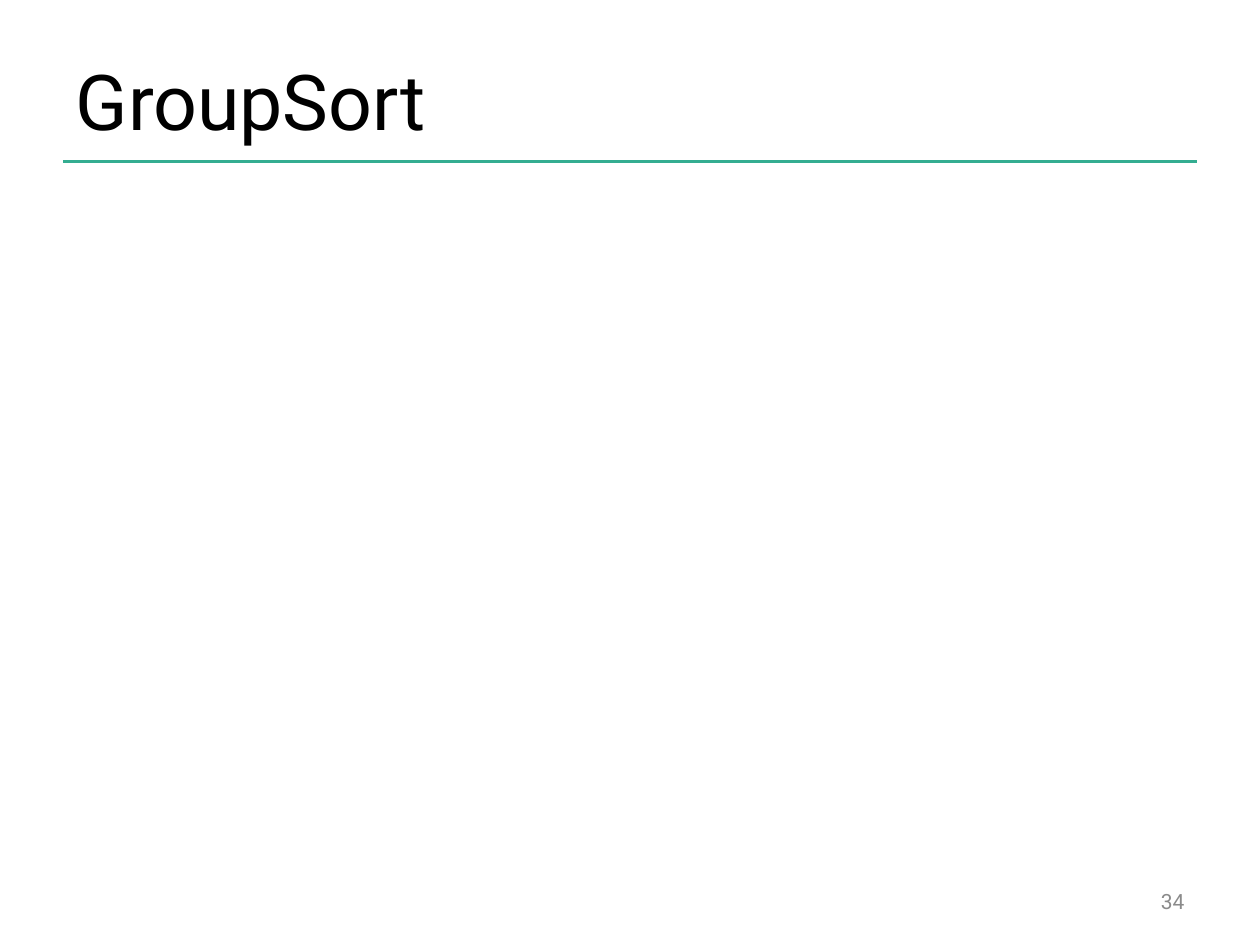
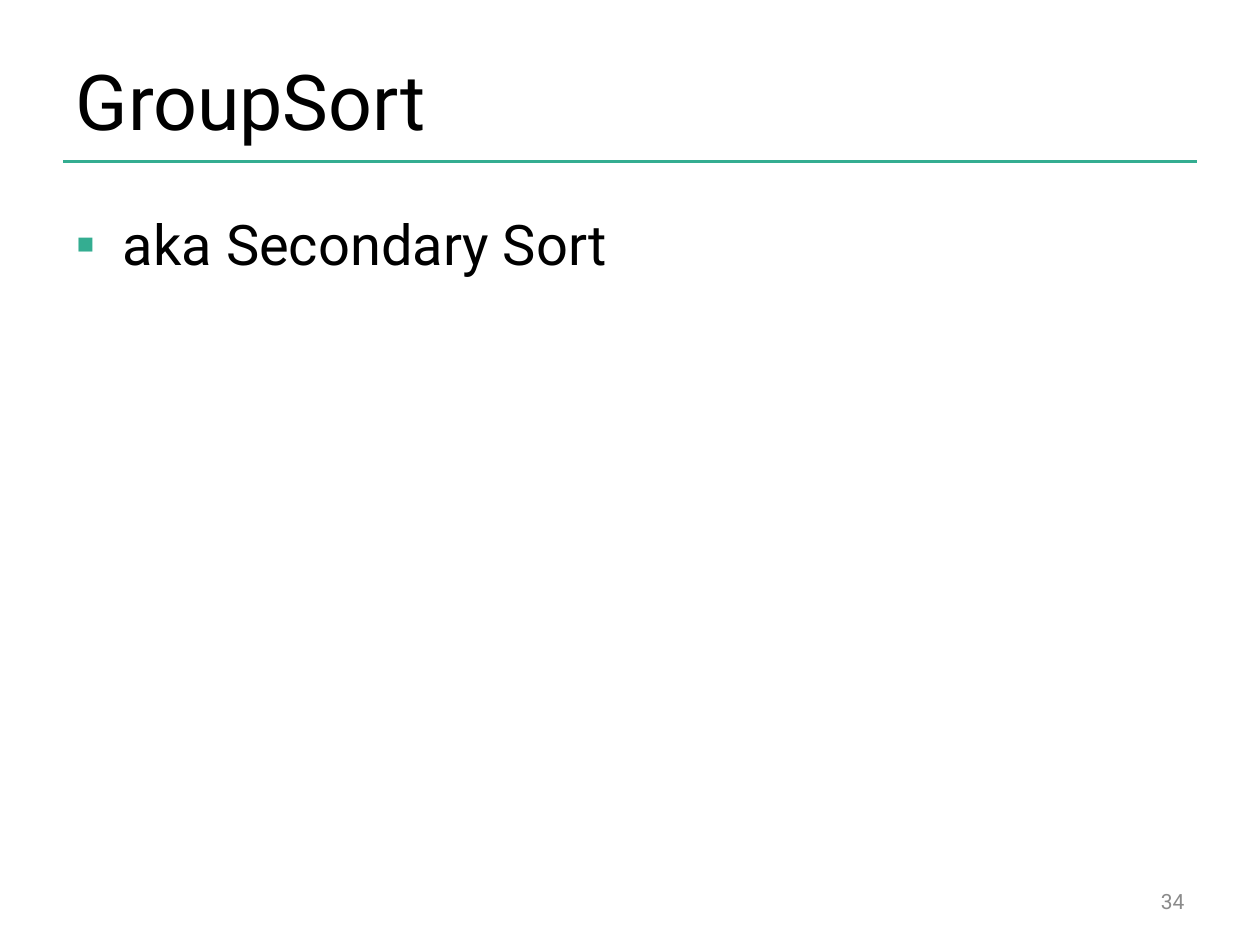
Before and after one commit to dataArtisans/flink-training-web, a slide deck: slide 34 of slides/flink_batch_advanced.pptx. Drawn at 1260x945 pixels with LibreOffice and Linux fonts; fonts in the diff are those of the drawing; background and template pictures are left out. Boxes give left, top, right and bottom in pixels: in the first picture for what was removed or moved away, otherwise in the second. Text is boxed around its words. In the diff, an @@ line names an element or a change of style, - is before the commit and + after.

```diff
--- a/slides/flink_batch_advanced.pptx
+++ b/slides/flink_batch_advanced.pptx
@@ text added at (123,223,607,277), 32 pt, text #000000 @@
+▪ aka Secondary Sort
```
Also in this commit, not shown: 6 other slides changed, 3 other files.
